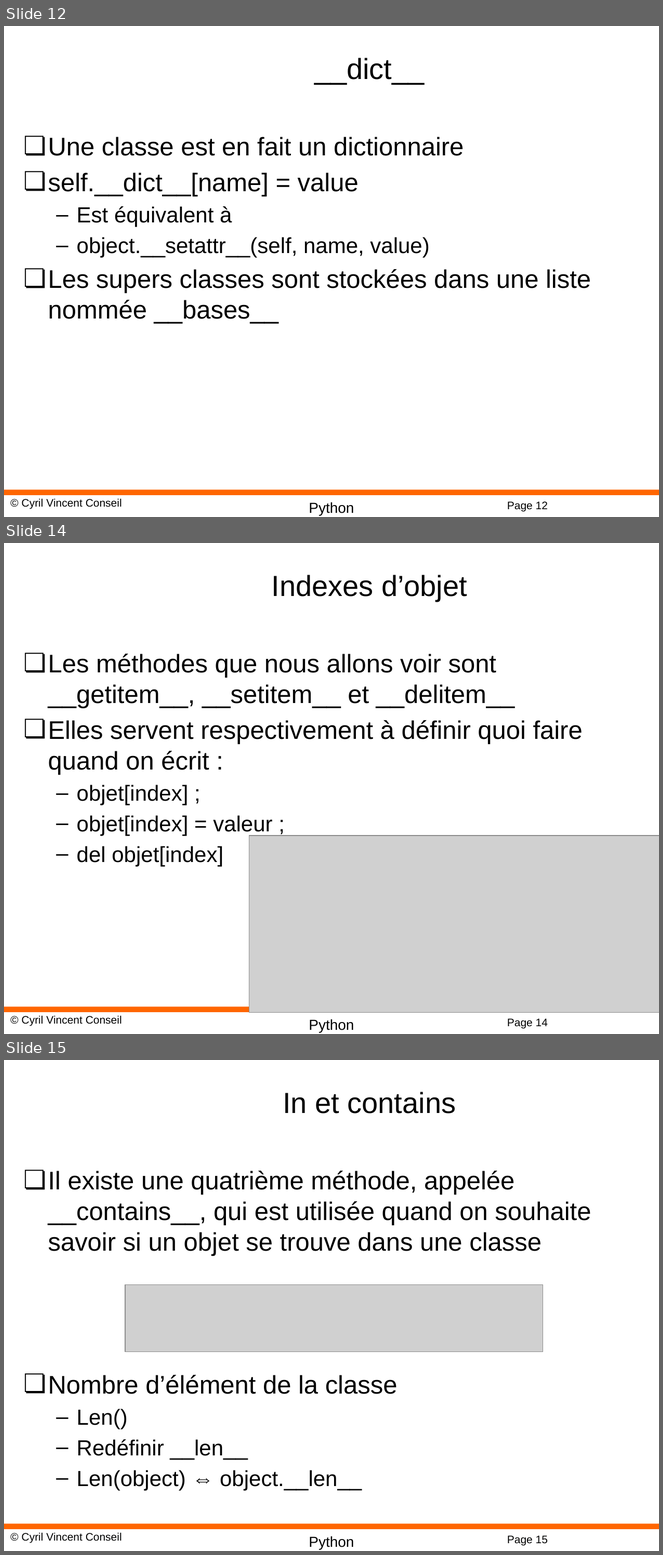
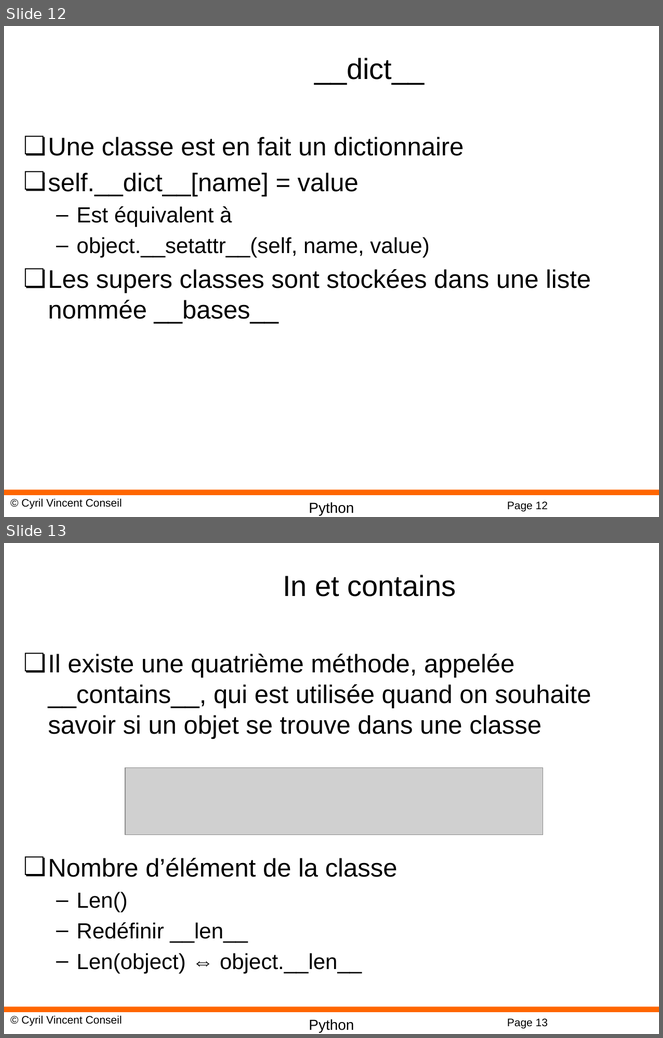
Before and after one commit to cyrilvincent/python, a slide deck: ppt/Python15-Reflexion.pptx. Shown one above the other, each under a label of ours: slides 12, 14 and 15 before the commit, slides 12 and 13 after it; the slides between them are not shown. The pictures are 663x1555 and 663x1038 pixels, drawn with LibreOffice and Linux fonts; fonts in the diff are those of the drawing; grey boxes stand for pictures; background and template pictures are left out. Boxes give left, top, right and bottom in pixels: in the first picture for what was removed or moved away, otherwise in the second. Text is boxed around its words. In the diff, an @@ line names an element or a change of style, - is before the commit and + after.

```diff
--- a/ppt/Python15-Reflexion.pptx
+++ b/ppt/Python15-Reflexion.pptx
@@ slide 14 removed at [4, 543, 659, 1034], background #FFFFFF; not listed: 4 template elements that a slide beside it also shows @@
@@ title removed at [272, 575, 467, 602] @@
-Indexes d’objet
@@ text removed at [48, 654, 583, 866] @@
-❏ Les méthodes que nous allons voir sont __getitem__, __setitem__ et __delitem__
-❏ Elles servent respectivement à définir quoi faire quand on écrit :
-  – objet[index] ;
-  – objet[index] = valeur ;
-  – del objet[index]
@@ picture removed at [249, 836, 659, 1013] @@
@@ what was slide 15 is now slide 13 @@
@@ page number at [507, 1019, 548, 1029]: text changed @@
-Page 15
+Page 13
```
Also in this commit, not shown: 3 other slides removed, 8 other files.
